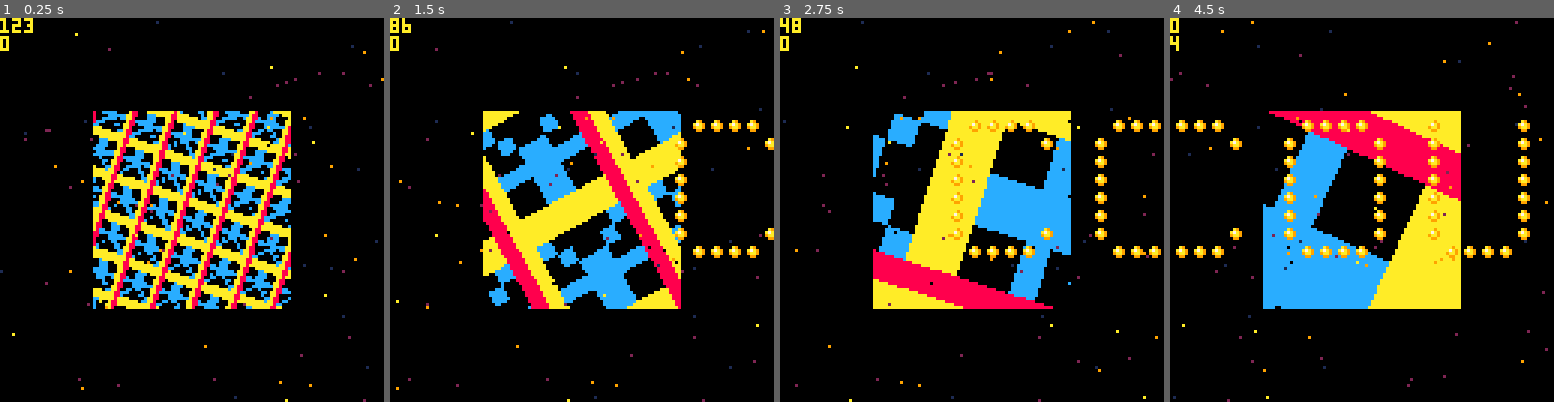
Above: before the commit, frames 1-4 (left to right).
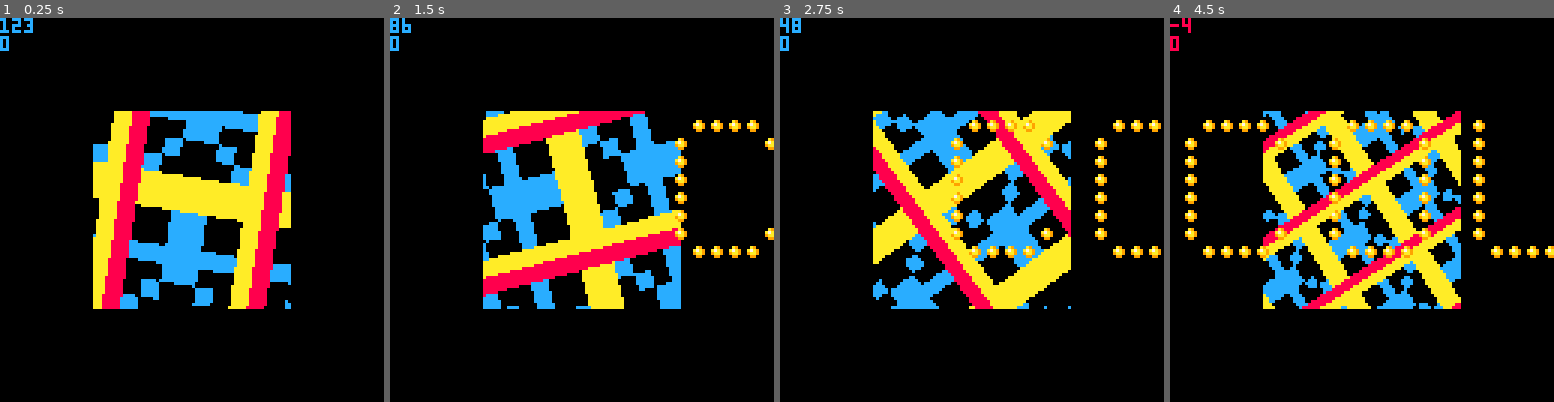
Above: after the commit, the same moments.

Repository: MCNanana/Pico8
Game: PICO-8 cartridge 1.p8
The game is run twice, just before and just after one commit, with the same random seed, the same clock (stepped at 60 frames per second) and the same inputs.
Inputs:
- Up to frame 1 (0.25 s): no input
- Up to frame 2 (1.5 s): no input
- Up to frame 3 (2.75 s): hold Right 1.6-2.1 s; hold Up 2.15-2.42 s; hold Right from 2.47 s (still down)
- Up to frame 4 (4.5 s): release Right at 3.03 s; hold Left 3.08-3.58 s; hold Right from 4.02 s (still down)

The runs differ from the first frame. In frame 1, 20% of the frame differs, in the area x 0-100%, y 0-100%; in frame 2, 22%; in frame 3, 19%; in frame 4, 23%.

Commit message:
Add files via upload

Diff:
--- a/1.p8
+++ b/1.p8
@@ -10,8 +10,7 @@
 	yt=32
 	bufcolor={}
 	--rotation
-	scale=1
-	angle=1
+	t,scale,angle=0,1,1
 	-- text
 	local color=0
 	for j=0,128  do
@@ -62,7 +61,7 @@
 function _draw()
  cls()
  draw_rotation()
- draw_starfield()
+ --draw_starfield()
  draw_text()
  if(menu==1) showmenu()
 
@@ -77,8 +76,9 @@
 -- rotation
 function update_rotation()
 	ca,sa=cos(angle),sin(angle)
-	scale+=0.1
-	angle-=0.01
+	t+=0.001
+	scale=abs(cos(t*1.3))*5+1
+	angle-=0.005
 end
 
 function draw_rotation()
@@ -101,7 +101,7 @@
 	local xtmp=xt
 	for j=0,7  do
 		for i=0,48-sx do
-			local col=sget(sx+i,8+j)
+			local col=sget(i,8+j)
 			if (col!=0) then
 				spr(0,xt,yt)
 				--pset(x,y,bufcolor[x+y*128])
@@ -112,14 +112,14 @@
 		xt=xtmp
 	end
 	xt-=1
- if(xt<0) then
+ --[[if(xt<0) then
  	xt=0
  	sx+=1
  	if(sx>50) then
  		sx=0
 			xt=128
 		end
-	end
+	end]]
 	yt=32
 	print(xt)
 	print(sx)
